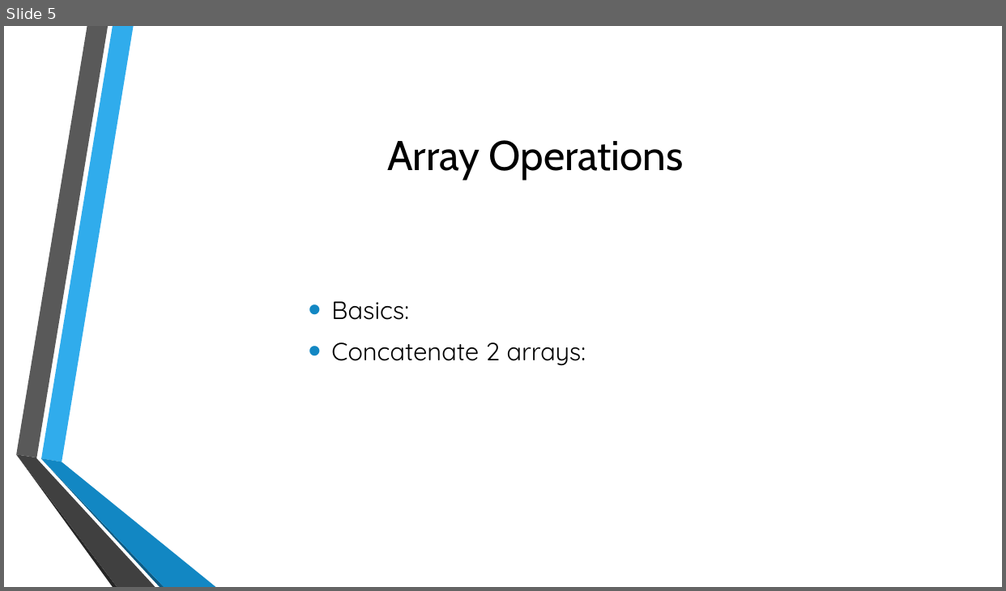
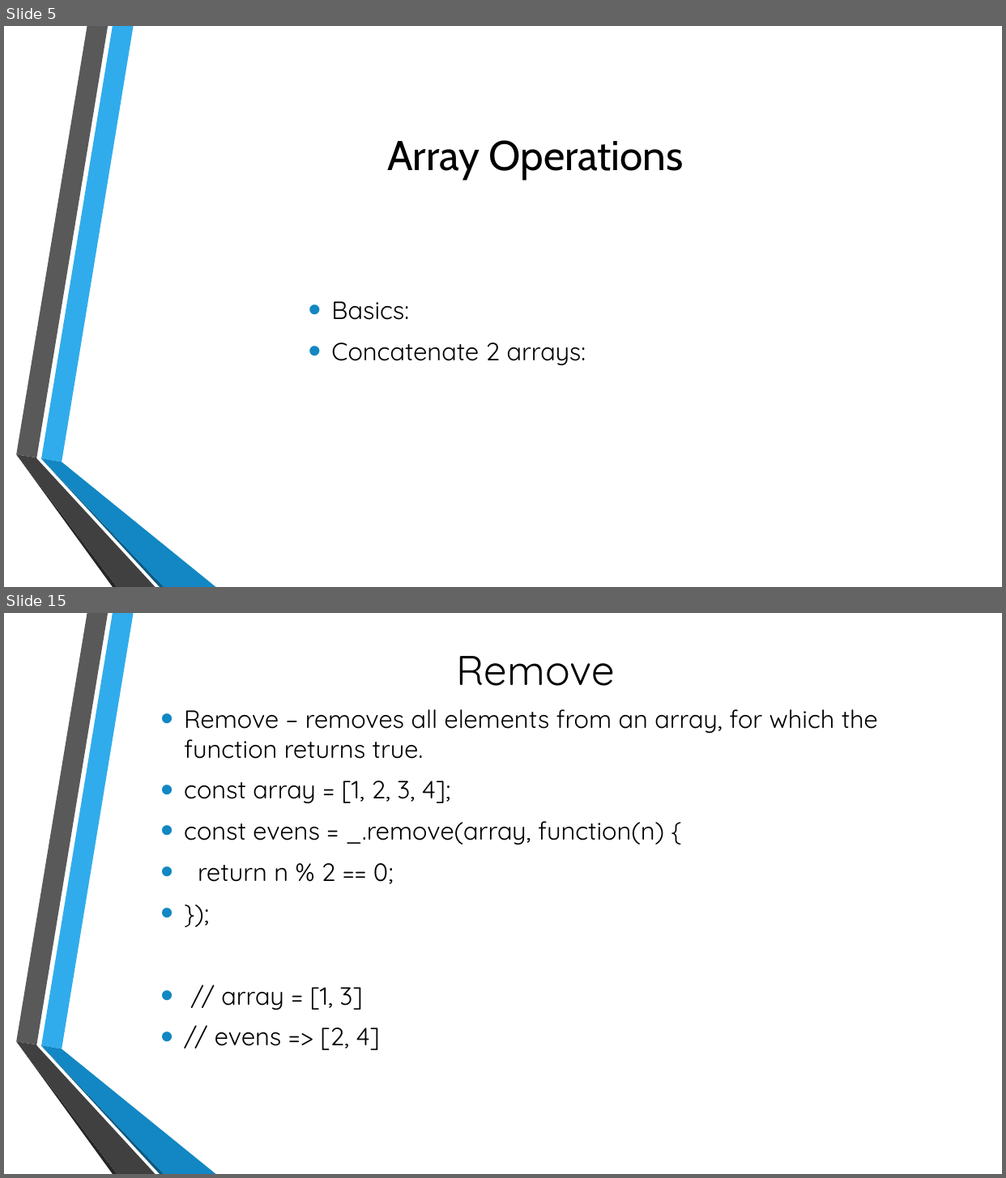
Before and after one commit to KostaProsenikov/lodash, a slide deck: Lodash.pptx. Shown one above the other, each under a label of ours: slide 5 before the commit, slides 5 and 15 after it; the slides between them are not shown. The pictures are 1006x591 and 1006x1178 pixels, drawn with LibreOffice and Linux fonts; fonts in the diff are those of the drawing; background and template pictures are left out. Boxes give left, top, right and bottom in pixels: in the first picture for what was removed or moved away, otherwise in the second. Text is boxed around its words. In the diff, an @@ line names an element or a change of style, - is before the commit and + after.

Commit message:
Update for the arrays presentation

```diff
--- a/Lodash.pptx
+++ b/Lodash.pptx
@@ slide 15 added at <box>4,613,1002,1174</box>, background picture (left out); not listed: 6 template elements that a slide beside it also shows @@
@@ title added at <box>457,656,615,686</box>, 40 pt, text #000000 @@
+Remove
@@ text added at <box>184,709,878,1050</box>, 24 pt, text #000000 @@
+• Remove – removes all elements from an array, for which the function returns true.
+• const array = [1, 2, 3, 4];
+• const evens = _.remove(array, function(n) {
+• return n % 2 == 0;
+• });
+• // array = [1, 3]
+• // evens => [2, 4]
```
Also in this commit, not shown: 7 slides changed, 8 other slides added, 1 other file.
